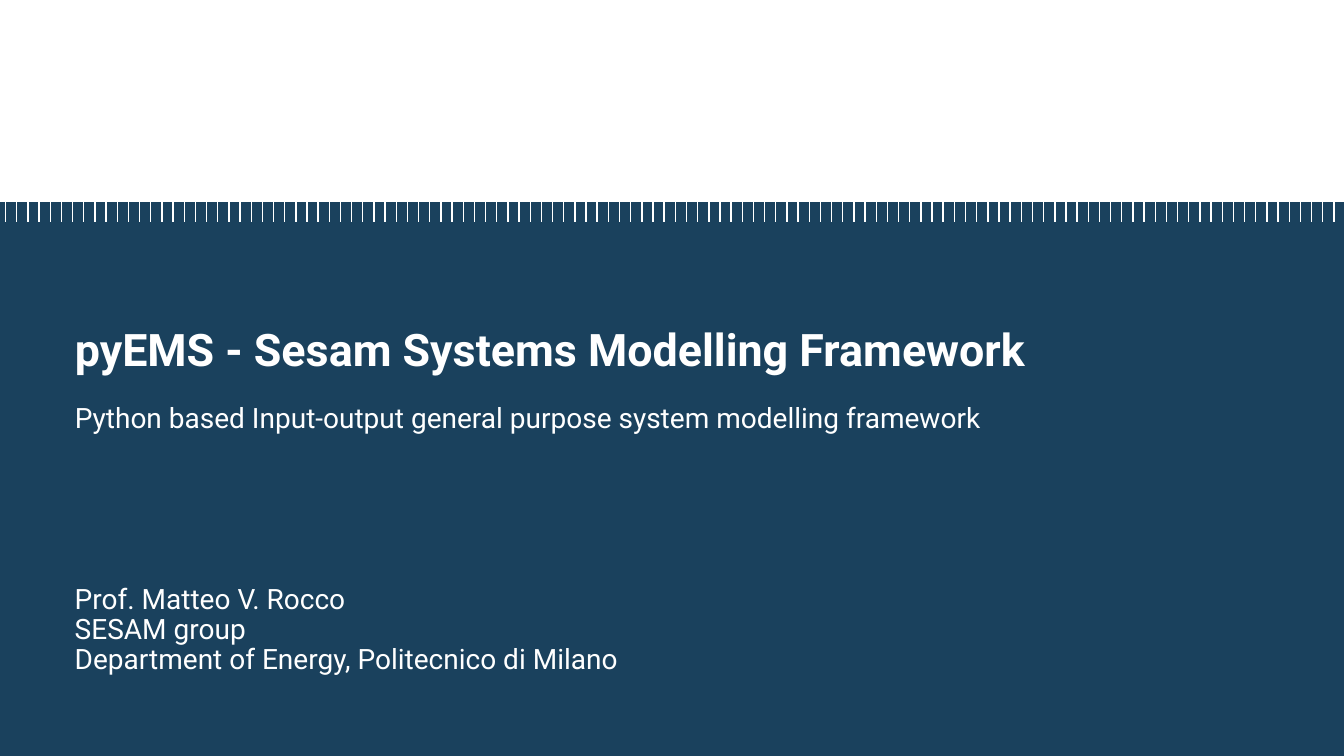
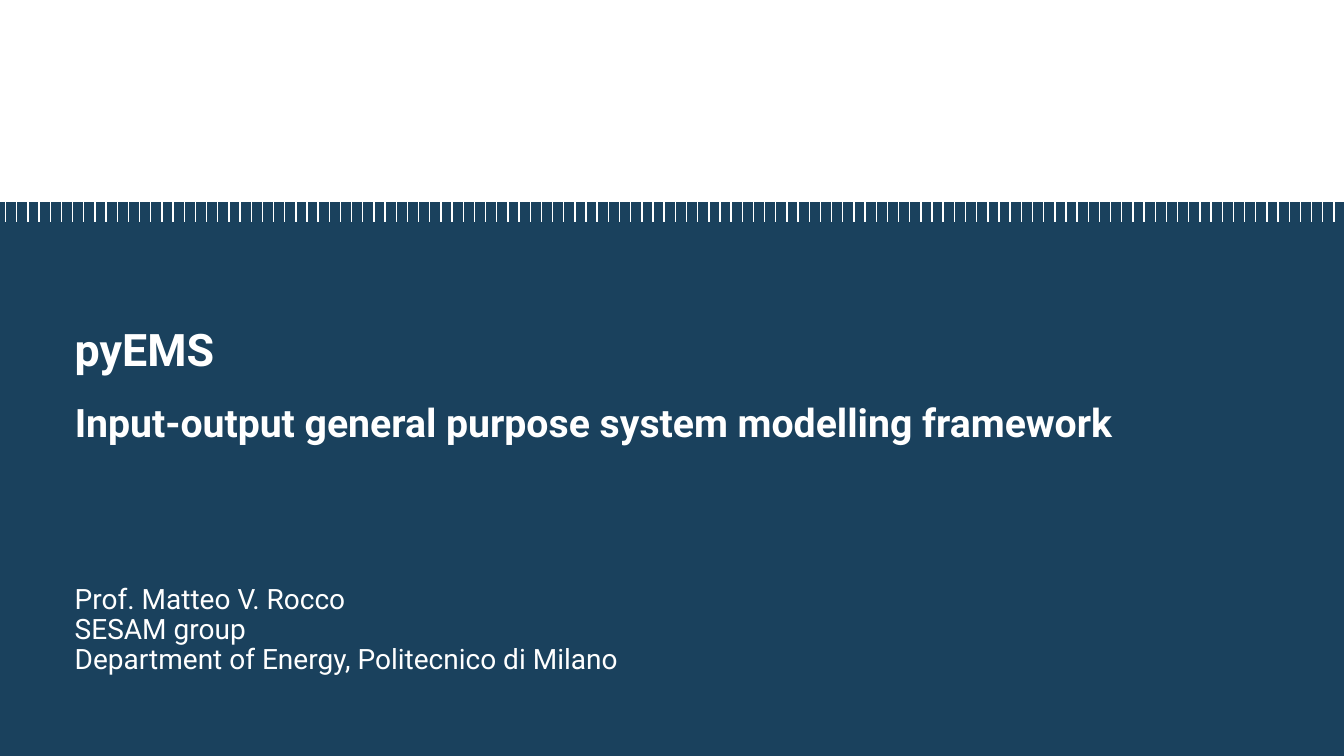
Before and after one commit to pyESM-project/pyesm, a slide deck: slide 1 of doc/pyesm.pptx. Drawn at 1344x756 pixels with LibreOffice and Linux fonts; fonts in the diff are those of the drawing; background and template pictures are left out. Boxes give left, top, right and bottom in pixels: in the first picture for what was removed or moved away, otherwise in the second. Text is boxed around its words. In the diff, an @@ line names an element or a change of style, - is before the commit and + after.

```diff
--- a/doc/pyesm.pptx
+++ b/doc/pyesm.pptx
@@ text at [75,333,214,376]: text changed @@
-pyEMS - Sesam Systems Modelling Framework
+pyEMS
@@ text at [75,407,1112,446]: text changed; size 20 to 28 pt; bold on @@
-Python based Input-output general purpose system modelling framework
+Input-output general purpose system modelling framework
```
Also in this commit, not shown: 1 other slide changed, 1 other file.
